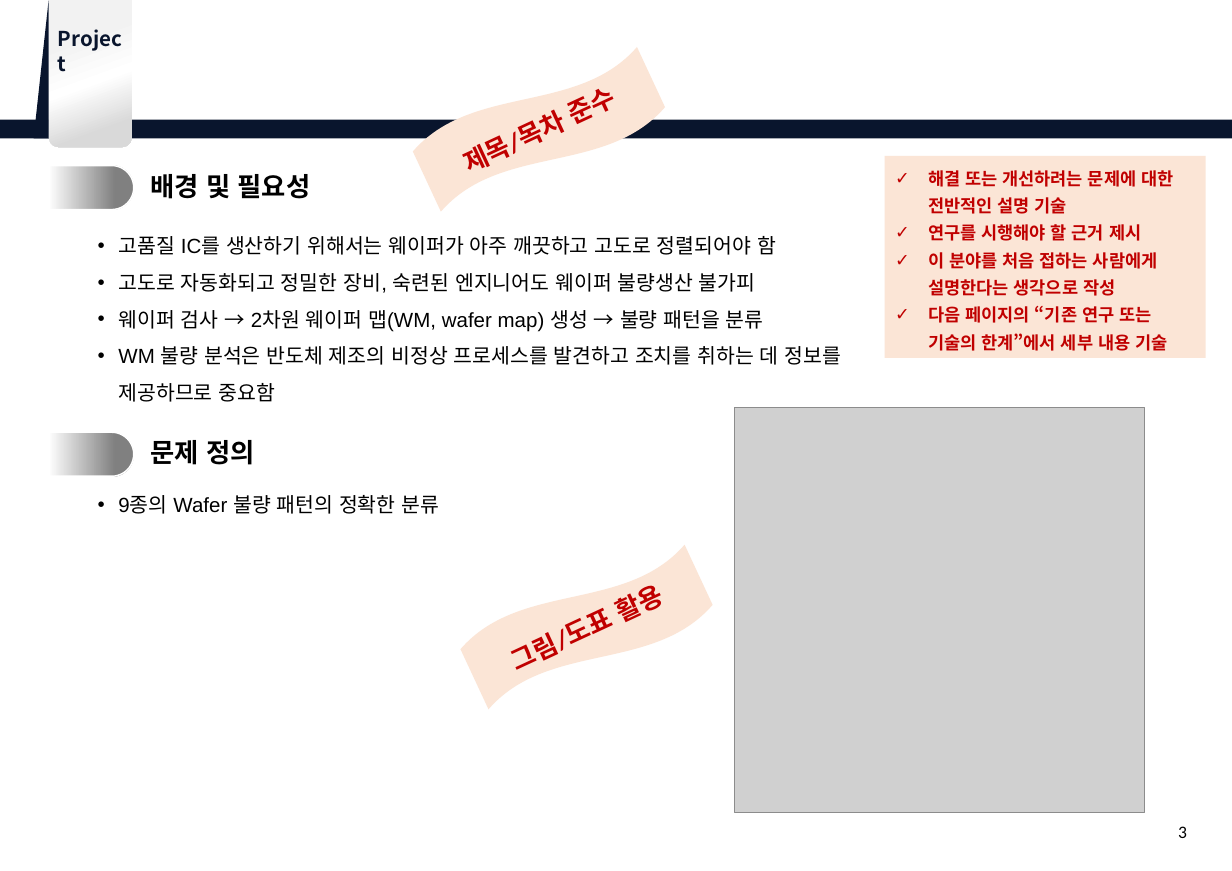
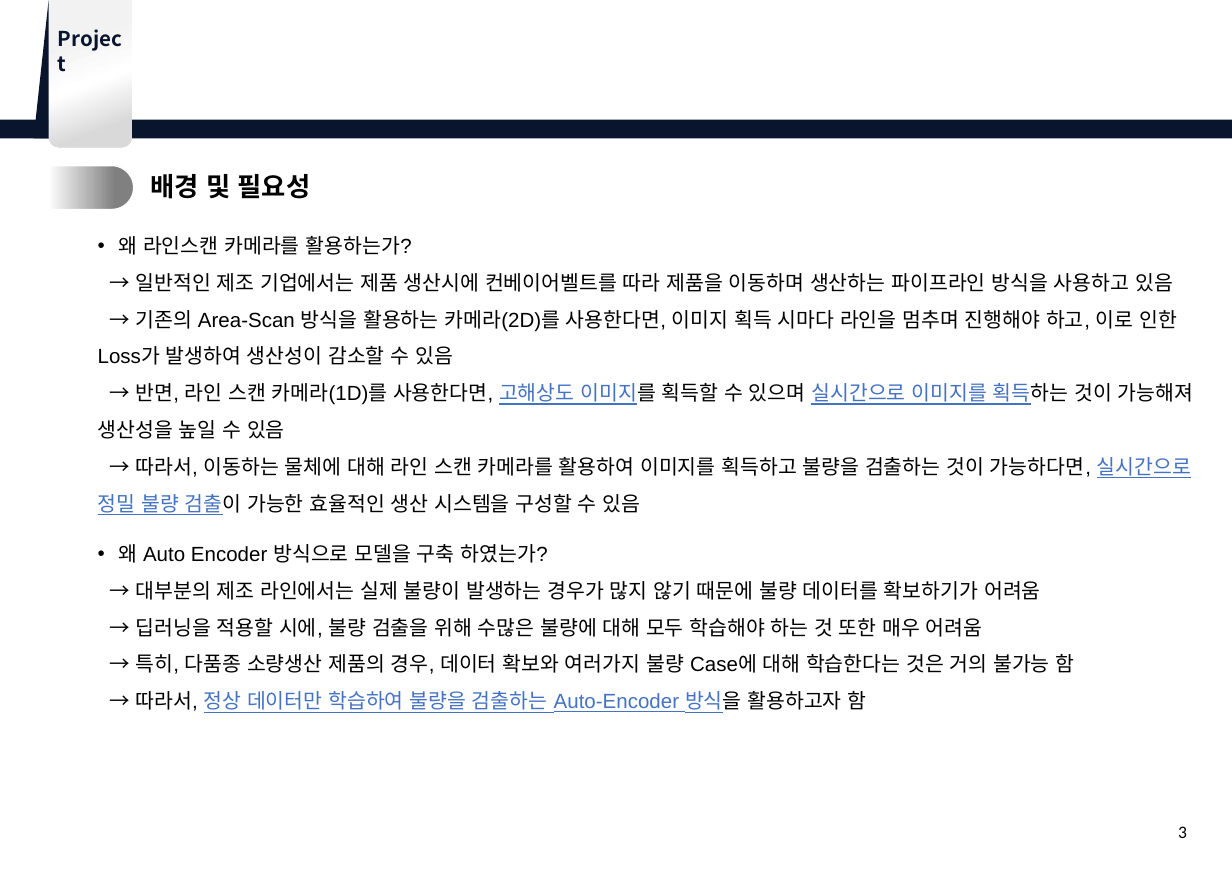
Before and after one commit to sakura09040904/Portfolio, a slide deck: slide 3 of 3. 2학년1학기/지능화 파일럿 프로젝트/[지능화파일럿] 프로젝트 계획서_(양식).pptx. Drawn at 1232x871 pixels with LibreOffice and Linux fonts; fonts in the diff are those of the drawing; grey boxes stand for pictures; background and template pictures are left out. Boxes give left, top, right and bottom in pixels: in the first picture for what was removed or moved away, otherwise in the second. Text is boxed around its words. In the diff, an @@ line names an element or a change of style, - is before the commit and + after.

```diff
--- a/3. 2학년1학기/지능화 파일럿 프로젝트/[지능화파일럿] 프로젝트 계획서_(양식).pptx
+++ b/3. 2학년1학기/지능화 파일럿 프로젝트/[지능화파일럿] 프로젝트 계획서_(양식).pptx
@@ wave removed at bbox=[408, 37, 670, 222] @@
-제목/목차 준수
@@ rectangle removed at bbox=[885, 156, 1207, 358] @@
-✓ 해결 또는 개선하려는 문제에 대한 전반적인 설명 기술
-✓ 연구를 시행해야 할 근거 제시
-✓ 이 분야를 처음 접하는 사람에게 설명한다는 생각으로 작성
-✓ 다음 페이지의 “기존 연구 또는 기술의 한계”에서 세부 내용 기술
@@ text at bbox=[98, 236, 1193, 713]: text changed @@
-• 고품질 IC를 생산하기 위해서는 웨이퍼가 아주 깨끗하고 고도로 정렬되어야 함
-• 고도로 자동화되고 정밀한 장비, 숙련된 엔지니어도 웨이퍼 불량생산 불가피
-• 웨이퍼 검사 → 2차원 웨이퍼 맵(WM, wafer map) 생성 → 불량 패턴을 분류
-• WM 불량 분석은 반도체 제조의 비정상 프로세스를 발견하고 조치를 취하는 데 정보를 제공하므로 중요함
+• 왜 라인스캔 카메라를 활용하는가?
+→ 일반적인 제조 기업에서는 제품 생산시에 컨베이어벨트를 따라 제품을 이동하며 생산하는 파이프라인 방식을 사용하고 있음
+→ 기존의 Area-Scan 방식을 활용하는 카메라(2D)를 사용한다면, 이미지 획득 시마다 라인을 멈추며 진행해야 하고, 이로 인한 Loss가 발생하여 생산성이 감소할 수 있음
+→ 반면, 라인 스캔 카메라(1D)를 사용한다면, 고해상도 이미지를 획득할 수 있으며 실시간으로 이미지를 획득하는 것이 가능해져 생산성을 높일 수 있음
+→ 따라서, 이동하는 물체에 대해 라인 스캔 카메라를 활용하여 이미지를 획득하고 불량을 검출하는 것이 가능하다면, 실시간으로 정밀 불량 검출이 가능한 효율적인 생산 시스템을 구성할 수 있음
+• 왜 Auto Encoder 방식으로 모델을 구축 하였는가?
+→ 대부분의 제조 라인에서는 실제 불량이 발생하는 경우가 많지 않기 때문에 불량 데이터를 확보하기가 어려움
+→ 딥러닝을 적용할 시에, 불량 검출을 위해 수많은 불량에 대해 모두 학습해야 하는 것 또한 매우 어려움
+→ 특히, 다품종 소량생산 제품의 경우, 데이터 확보와 여러가지 불량 Case에 대해 학습한다는 것은 거의 불가능 함
+→ 따라서, 정상 데이터만 학습하여 불량을 검출하는 Auto-Encoder 방식을 활용하고자 함
@@ picture removed at bbox=[735, 408, 1145, 813] @@
@@ round same rect removed at bbox=[50, 432, 134, 476] @@
@@ text removed at bbox=[87, 436, 121, 468] @@
-2.
@@ text removed at bbox=[150, 440, 254, 465] @@
-문제 정의
@@ text removed at bbox=[118, 495, 439, 514] @@
-• 9종의 Wafer 불량 패턴의 정확한 분류
@@ wave removed at bbox=[456, 535, 717, 720] @@
-그림/도표 활용
```
Also in this commit, not shown: 5 other slides changed, 1 slide added, 1 other file.
